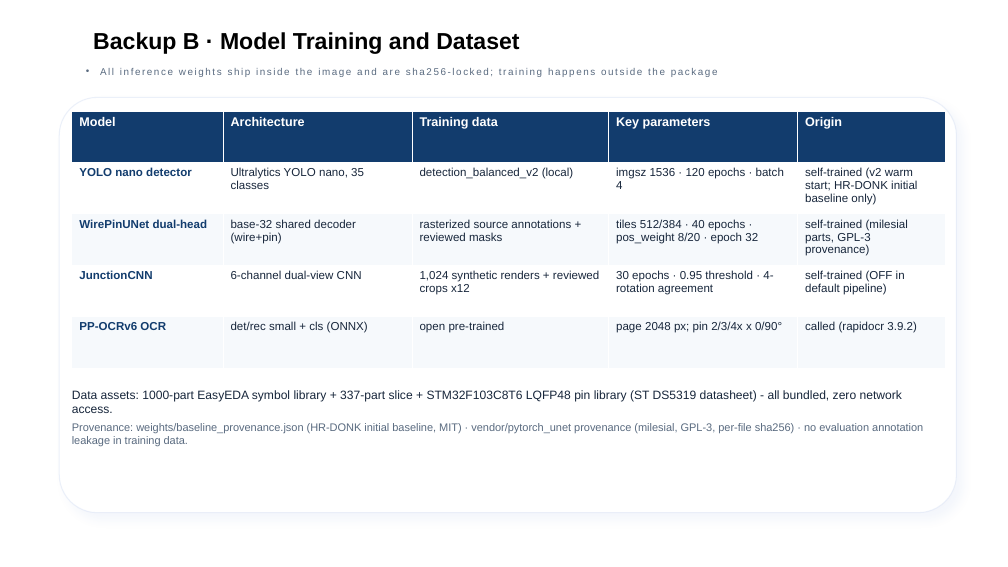
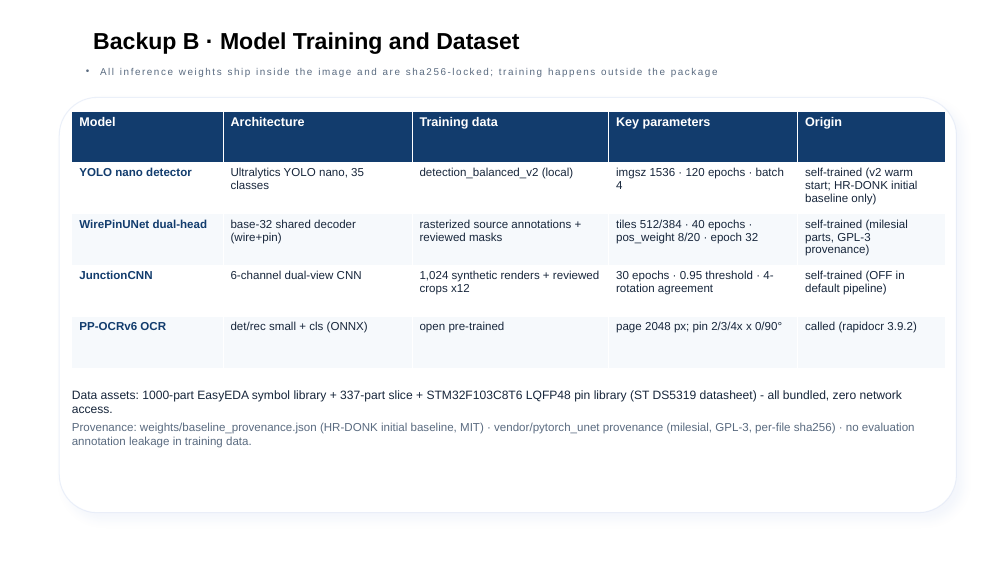
Before and after one commit to zc-cc1/pcb-schematic-parser, a slide deck: slide 14 of docs/eda_final_defense/slides/EDA精英挑战赛_决赛答辩_官方模板版.pptx. Drawn at 1008x567 pixels with LibreOffice and Linux fonts; fonts in the diff are those of the drawing; background and template pictures are left out. Boxes give left, top, right and bottom in pixels: in the first picture for what was removed or moved away, otherwise in the second. Text is boxed around its words. In the diff, an @@ line names an element or a change of style, - is before the commit and + after.

```diff
--- a/docs/eda_final_defense/slides/EDA精英挑战赛_决赛答辩_官方模板版.pptx
+++ b/docs/eda_final_defense/slides/EDA精英挑战赛_决赛答辩_官方模板版.pptx
@@ text "Provenance: weights/baseline_provenance.json (HR-DONK initia ..." at (72, 422, 915, 448): size 10.5 to 11 pt @@
```
Also in this commit, not shown: 15 other slides changed, 23 other files.
